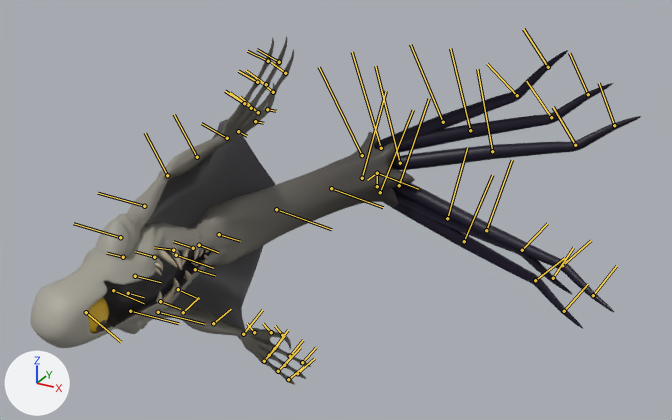
The FBX model The Demon King/Assets/Art/PlayerCharacter/Animations/RayDemon/A_RayDemon_WalkS.fbx as it was, and as the next commit left it.
Rendered twice from a camera (50 mm lens) standing at (1.94, -4.23, 1.8) and looking at (0.23, -1.13, 0.25). Every picture has the same lights, and +X, +Y and +Z are marked at lower left. Both versions are drawn at frame 10 of the action 'Take 001'; the numbers are the values there. The bones that bend it are drawn over the model as lines.

The first picture shows 'Ray_Arms', 'Ray_Body', 'Ray_Cape', 'Ray_Legs', 'Ray_Teeth'.
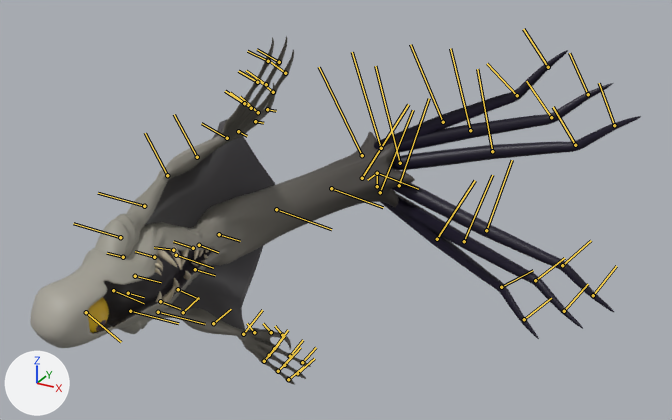
Patch to the scene script:
```diff
--- a/The Demon King/Assets/Art/PlayerCharacter/Animations/RayDemon/A_RayDemon_WalkS.fbx.py
+++ b/The Demon King/Assets/Art/PlayerCharacter/Animations/RayDemon/A_RayDemon_WalkS.fbx.py
@@ bone_raybind_tendrilback1_r_jnt @@
 bone_raybind_tendrilback1_r_jnt = bpy.data.objects['Bind_bones'].pose.bones['RayBind_tendrilBack1_R_JNT']  # child of 'RayBind_GOG_NUB'
-bone_raybind_tendrilback1_r_jnt.rotation_quaternion = (-0.273, -0.429, 0.562, 0.652)  # degrees (90, 15, -120)
+bone_raybind_tendrilback1_r_jnt.rotation_quaternion = (-0.183, -0.5, 0.5, 0.683)  # degrees (90, 30, -120)
```

Pixel boxes [x1, y1, x2, y2] of what changed, in the pictures (672 x 420 px):
'Ray_Legs', posed: before [374, 50, 641, 329]; after [374, 50, 641, 339]
bone 'RayBind_tendrilBack1_R_JNT', root to tip: before (362, 178) to (386, 91); after (362, 178) to (408, 104)
